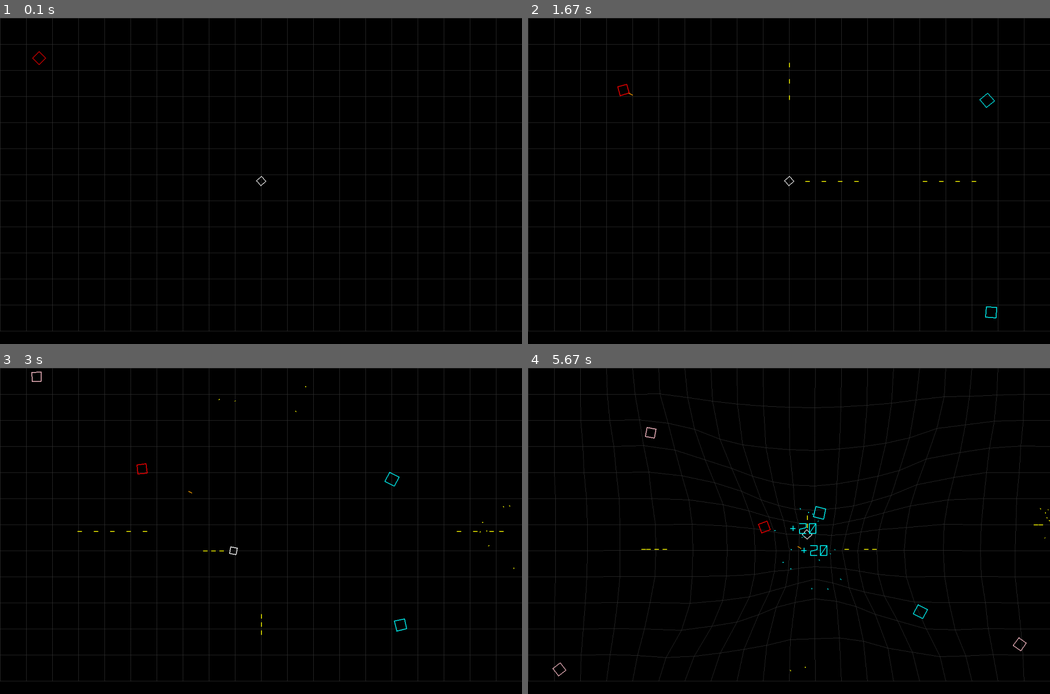
Above: before the commit, frames 1-4 (two rows, left to right).
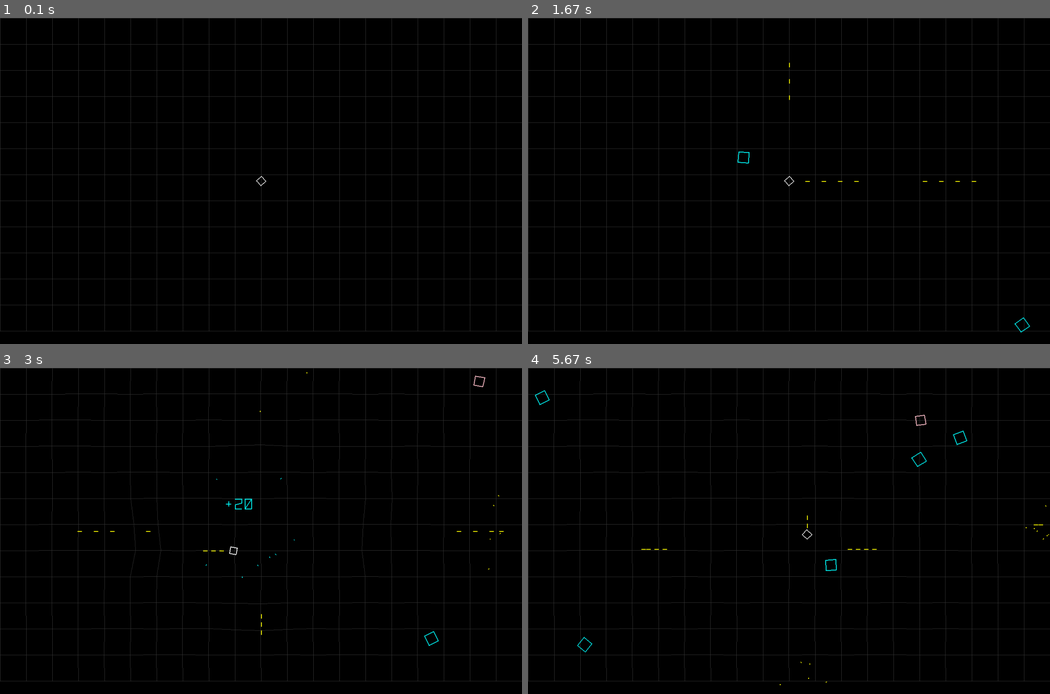
Above: after the commit, the same moments.

Repository: icedman/pygame_chaos_vectors
Game: pygame game, started from main.py
Two runs of this game, one before a commit and one after it. Both use one fixed random seed, a clock stepped at 60 frames per second and the inputs below.
Inputs:
- Up to frame 1 (0.1 s): no input
- Up to frame 2 (1.67 s): hold Right 0.33-0.8 s; hold Up 0.83-1.13 s; hold Right 1.17-1.63 s
- Up to frame 3 (3 s): hold Left 1.67-2.2 s; hold Down 2.23-2.53 s; hold S 2.23-2.53 s; hold Left 2.57-2.97 s; hold A 2.57-2.97 s
- Up to frame 4 (5.67 s): hold Up 3-3.37 s; hold W 3-3.37 s; hold Right 3.4-4.03 s; hold D 3.4-4.03 s; hold Down 4.07-4.43 s; hold S 4.07-4.43 s; hold Left 4.47-4.93 s; hold A 4.47-4.93 s; hold Right 4.97-5.43 s; hold D 4.97-5.43 s; hold Up from 5.47 s (still down); hold W from 5.47 s (still down)

The runs differ from the first frame. In frame 1, less than 0.1% of the frame differs, in the area x 6-9%, y 10-15%; in frame 2, 0.1%; in frame 3, 2.7%; in frame 4, 4.8%, in the area x 1-100%, y 0-98%.

Commit message:
partially implement blackhole

Diff:
--- /dev/null
+++ b/blackhole.py
@@ -0,0 +1,144 @@
+from entities import entityService, Entity, EntityType
+from state import gameState
+from grid import grid
+from maths import *
+
+
+class RedCircle(Entity):
+    size = 50
+    absorbed = 0
+
+    def init(self):
+        Entity.init(self)
+        self.radius = 16
+        self.color = "red"
+        self.speed = 2.5
+        self.direction = Vector(0, 0)
+        self.max_count = 6
+
+    def create(self):
+        return RedCircle()
+
+    def update(self, dt):
+        speedScale = 1
+        #   if (move > 0):
+        #     move = move -1 * speedScale
+        #     return
+
+        px = gameState.player.pos.x
+        py = gameState.player.pos.y
+
+        x = self.pos.x
+        y = self.pos.y
+        dx = self.direction.x
+        dy = self.direction.y
+
+        sz = self.size
+
+        self.angle += 1
+        if self.angle > 360:
+            self.angle = 0
+        r = Floor(self.angle)
+
+        x = x + dx * speedScale
+        y = y + dy * speedScale
+
+        #   // radius = 12 + (sz/2)
+
+        #   gcenterx = x+Sin(r*3)*sz/2.5
+        #   gcentery = y+Cos(r*3)*sz/2.5
+
+        if sz > 0:
+            grid.pull(x, y, (int)(sz / 12))
+            # '/3)
+
+        #   DoubleSun()
+
+        distx = x - px
+        disty = y - py
+        dist = distx * distx + disty * disty
+
+        # if dist < (12 + sz / 2) * (12 + sz / 2) + 12 * 12:
+        # killer = true;
+
+        # if (KillPlayer()) {
+        #   // nme5_list.Remove(this);
+        #   Remove();
+        # }
+
+        # if (active):
+
+        if sz > 0 and r % 4 == 0:
+            pp = Rand(0, 60)
+            parts = entityService.createParticles(
+                x + Sin(r) * sz * 1.15 + Sin(r + pp * 45) * 3,
+                y + Cos(r) * sz * 1.15 + Cos(r + pp * 45) * 3,
+                1,
+                "pink",
+                7,
+                r + pp * 45,
+            )
+            for p in parts:
+                p.speed = 2
+                # p.life = 2000
+                p.direction.normalize()
+                p.direction.scale(2)
+
+        self.pos = Vector(x, y)
+        self.direction = Vector(dx, dy)
+
+    def kill(self):
+        if self.size == 0:
+            self.size = 10
+
+    def grow(self, amt):
+        self.absorbed += 1
+        return
+
+    def blackHole(self):
+        return
+
+
+def pullParticles(gt):
+    speedScale = 1
+    st = gt % 2
+    spin = 3
+
+    if st == 0:
+        spin = -3
+
+    blackhole_list = entityService.entities[EntityType.redCircle]
+    particle_list = entityService.entities[EntityType.particle]
+    for blackhole in blackhole_list:
+        if blackhole.size == 0:
+            continue
+
+        for t in range(0, len(particle_list), 2):
+            p = particle_list[t]
+            ddx = blackhole.pos.x - p.pos.x
+            ddy = blackhole.pos.y - p.pos.y
+            dist = Sqr(ddx * ddx + ddy * ddy)
+
+            if dist < blackhole.size * 8 and dist > 8:
+                if dist < blackhole.size / 4:
+                    ddx = -ddx / dist
+                    ddy = -ddy / dist
+                    p.direction.x = p.direction.x + ddx / 2  # .75f
+                    p.direction.y = p.direction.y + ddy / 2  # .75f
+                    p.direction.x = p.direction.x + ddy / spin  # .75' / dist/4
+                    p.direction.y = p.direction.y - ddx / spin  # .75' / dist/4
+                else:
+                    p.life += 3 * speedScale
+                    ddx = ddx / dist
+                    ddy = ddy / dist
+                    p.direction.x = p.direction.x + ddx / 2  # .75f
+                    p.direction.y = p.direction.y + ddy / 2  # .75f
+                    p.direction.x = p.direction.x - ddy / spin  # .75' / dist/4
+                    p.direction.y = p.direction.y + ddx / spin  # .75' / dist/4
+
+                speed = p.direction.x * p.direction.x + p.direction.y * p.direction.y
+
+                if speed > 12 * 12:
+                    sproot = Sqr(speed)
+                    p.direction.x = p.direction.x / sproot
+                    p.direction.y = p.direction.y / sproot
--- a/entities.py
+++ b/entities.py
@@ -1,7 +1,6 @@
 from state import gameState
 from maths import *
 from enum import Enum
-from particles import initParticle
 from grid import grid
 
 
@@ -84,8 +83,11 @@
 
     def kill(self):
         e = self
-        createFloatingText(e.pos.x, e.pos.y, "+{}".format(e.points), e.color)
-        createParticles(e.pos.x, e.pos.y, 8, e.color)
+        if e.points > 0:
+            entityService.createFloatingText(
+                e.pos.x, e.pos.y, "+{}".format(e.points), e.color
+            )
+        entityService.createParticles(e.pos.x, e.pos.y, 8, e.color)
         entityService.destroy(e)
         grid.pull(e.pos.x, e.pos.y, 8, 8)
         # grid.push(e.pos.x, e.pos.y, 8, 1)
@@ -180,21 +182,24 @@
 
         e.direction = Vector(dx, dy)
 
-
-def createParticles(x, y, count, color, type=0, sz=1):
-    for i in range(0, count):
-        p = entityService.create(x, y, EntityType.particle)
-        p.color = color
-        initParticle(p, type, sz)
-        entityService.attach(p)
-
-
-def createFloatingText(x, y, text, color):
-    p = entityService.create(x, y, EntityType.floatingText)
-    p.text = text
-    p.color = color
-    p.direction = Vector(0, -1)
-    entityService.attach(p)
+    def blackHole(self):
+        blackhole_list = entityService.entities[EntityType.redCircle]
+        for blackhole in blackhole_list:
+            if blackhole.size > 0:
+                ddx = blackhole.pos.x - self.pos.x
+                ddy = blackhole.pos.y - self.pos.y
+                dist = Sqr(ddx * ddx + ddy * ddy) + 0.001
+                dx = self.direction.x
+                dy = self.direction.y
+                if dist < 75 + blackhole.size * 8:
+                    dx = dx + ddx / dist / 512 * (1200 - dist)
+                    dy = dy + ddy / dist / 512 * (1200 - dist)
+                    self.direction = Vector(dx, dy)
+                    if dist < 12 + blackhole.size / 2:
+                        self.points = 0
+                        self.kill()
+                        blackhole.grow(1)
+                        break
 
 
 class GreenSquare(Entity):
@@ -273,19 +278,6 @@
 
     def create(self):
         return BlueCircle()
-
-
-class RedCircle(Entity):
-    def init(self):
-        Entity.init(self)
-        self.radius = 16
-        self.color = "red"
-        self.speed = 2.5
-        self.direction = Vector(0, 0)
-        self.max_count = 4
-
-    def create(self):
-        return RedCircle()
 
 
 class RedClone(Entity):
@@ -415,7 +407,7 @@
                 e.nextNode.headNode = None
                 e.nextNode.freeze = 25
             entityService.destroy(e)
-            createParticles(e.pos.x, e.pos.y, 2, e.color)
+            entityService.createParticles(e.pos.x, e.pos.y, 2, e.color)
             return
 
         dist = distance(h.pos.x, h.pos.y, e.pos.x, e.pos.y)
@@ -446,7 +438,7 @@
         return
 
     def kill(self):
-        createParticles(self.pos.x, self.pos.y, 3, self.color)
+        entityService.createParticles(self.pos.x, self.pos.y, 3, self.color)
 
 
 class LineEnd(Entity):
@@ -561,10 +553,13 @@
             or (y < 12)
             or (y > gameState.screen["height"] - 12)
         ):
-            createParticles(x, y, Rand(1, 3), e.color)
+            entityService.createParticles(x, y, Rand(1, 3), e.color)
             entityService.destroy(e)
 
     def repel(self):
+        return
+
+    def kill(self):
         return
 
     def update(self, dt):
@@ -605,19 +600,6 @@
             # print("player hit")
 
 
-class Particle(Entity):
-    def init(self):
-        Entity.init(self)
-        self.radius = 2
-        self.life = 1000
-        self.speed = gameState.speed_particle
-        self.max_count = 120
-        self.direction = Vector.identity()
-
-    def create(self):
-        return Particle()
-
-
 class FloatingText(Entity):
     def init(self):
         Entity.init(self)
@@ -628,6 +610,12 @@
 
     def create(self):
         return FloatingText()
+
+    def blackHole(self):
+        return
+
+    def repel(self):
+        return
 
 
 class Player(Entity):
@@ -699,13 +687,16 @@
     entities: dict[EntityType, list] = {}
     enemies: dict[EntityType, list] = {}
 
+    createParticles: any
+    createFloatingText: any
+
     defs: dict[EntityType, Entity] = {
         EntityType.pinkPinwheel: PinkPinwheel(),
         EntityType.blueDiamond: BlueDiamond(),
         EntityType.greenSquare: GreenSquare(),
         EntityType.purpleSquare: PurpleSquare(),
         EntityType.blueCircle: BlueCircle(),
-        EntityType.redCircle: RedCircle(),
+        EntityType.redCircle: None,
         EntityType.lineEnd: LineEnd(),
         EntityType.snake: Snake(),
         EntityType.snakeBody: SnakeBody(),
@@ -715,7 +706,7 @@
         EntityType.player: Player(),
         EntityType.shot: Shot(),
         EntityType.enemyShot: EnemyShot(),
-        EntityType.particle: Particle(),
+        EntityType.particle: None,
         EntityType.floatingText: FloatingText(),
     }
 
@@ -792,6 +783,7 @@
             e.toward(player.pos.x, player.pos.y, e.toward_range)
 
         e.repel()
+        e.blackHole()
         e.update(dt)
         e.damp()
 
--- a/game.py
+++ b/game.py
@@ -2,11 +2,18 @@
 from state import gameState
 from entities import entityService, EntityType
 from grid import grid
-import particles
+from particles import Particle, createParticles, createFloatingText
+from blackhole import RedCircle, pullParticles
 
 
 class Game:
     size = []
+
+    def __init__(self):
+        entityService.defs[EntityType.redCircle] = RedCircle()
+        entityService.defs[EntityType.particle] = Particle()
+        entityService.createParticles = createParticles
+        entityService.createFloatingText = createFloatingText
 
     def setup(self, size):
         self.size = size
@@ -26,8 +33,8 @@
         # entityService.attach(entityService.create(100, 100, EntityType.blueCircle))
         # entityService.attach(entityService.create(100, 100, EntityType.purpleSquare))
         # entityService.attach(entityService.create(100, 100, EntityType.snake))
+        # entityService.attach(entityService.create(100, 100, EntityType.redCircle))
         # entityService.attach(entityService.create(100, 100, EntityType.redClone))
-        entityService.attach(entityService.create(100, 100, EntityType.redClone))
         # entityService.attach(entityService.create(100, 100, EntityType.generator))
         # for i in range(0, 10):
         #     entityService.attach(
@@ -54,6 +61,8 @@
                 entityService.update(e, dt)
 
         self.spawn(gameState.tick)
+
+        pullParticles(gameState.tick)
 
     def randomCorner(self, c):
         x = 0
--- a/particles.py
+++ b/particles.py
@@ -1,7 +1,28 @@
+from entities import entityService, Entity, EntityType
+from state import gameState
 from maths import *
 
 
-def initParticle(p, type=0, sz=1):
+class Particle(Entity):
+    def init(self):
+        Entity.init(self)
+        self.radius = 2
+        self.life = 1000
+        self.speed = gameState.speed_particle
+        self.max_count = 120
+        self.direction = Vector.identity()
+
+    def create(self):
+        return Particle()
+
+    def repel(self):
+        return
+
+    def kill(self):
+        return
+
+
+def initParticle(p, type=0, rot=0, sz=1):
     dir = 0
     mag = 0
 
@@ -62,3 +83,22 @@
     p.direction.y = p.direction.y * 2
     p.pos.x += p.direction.x * sz
     p.pos.y += p.direction.y * sz
+
+
+def createParticles(x, y, count, color, type=0, rot=0, sz=1):
+    res = []
+    for i in range(0, count):
+        p = entityService.create(x, y, EntityType.particle)
+        p.color = color
+        initParticle(p, type, rot, sz)
+        entityService.attach(p)
+        res.append(p)
+    return res
+
+
+def createFloatingText(x, y, text, color):
+    p = entityService.create(x, y, EntityType.floatingText)
+    p.text = text
+    p.color = color
+    p.direction = Vector(0, -1)
+    entityService.attach(p)
